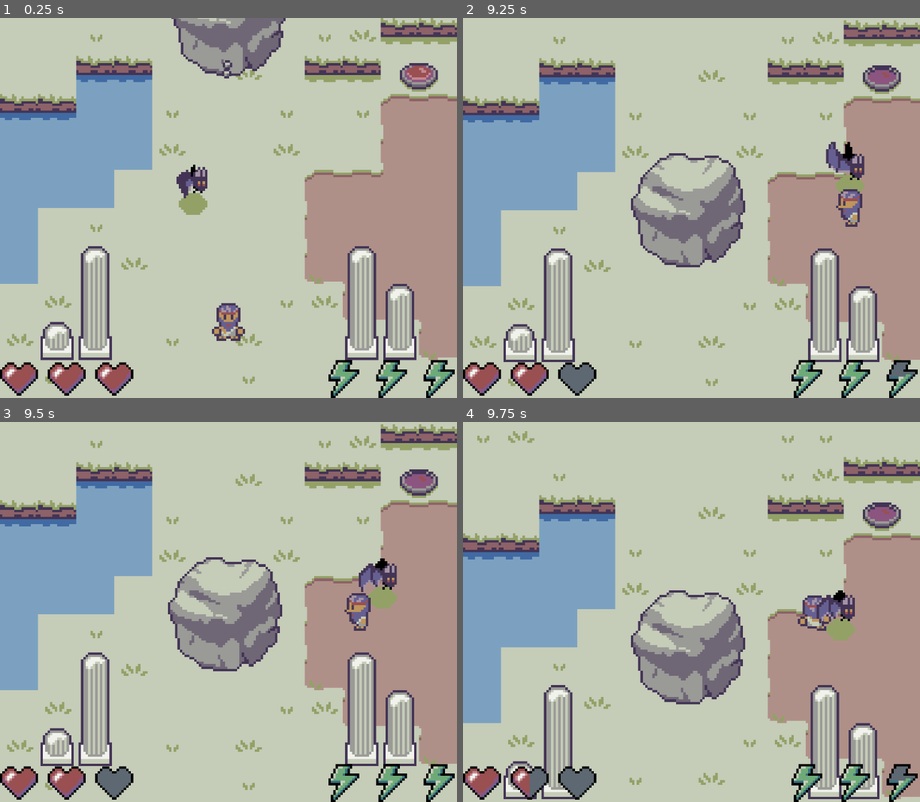
Above: before the commit, frames 1-4 (two rows, left to right).
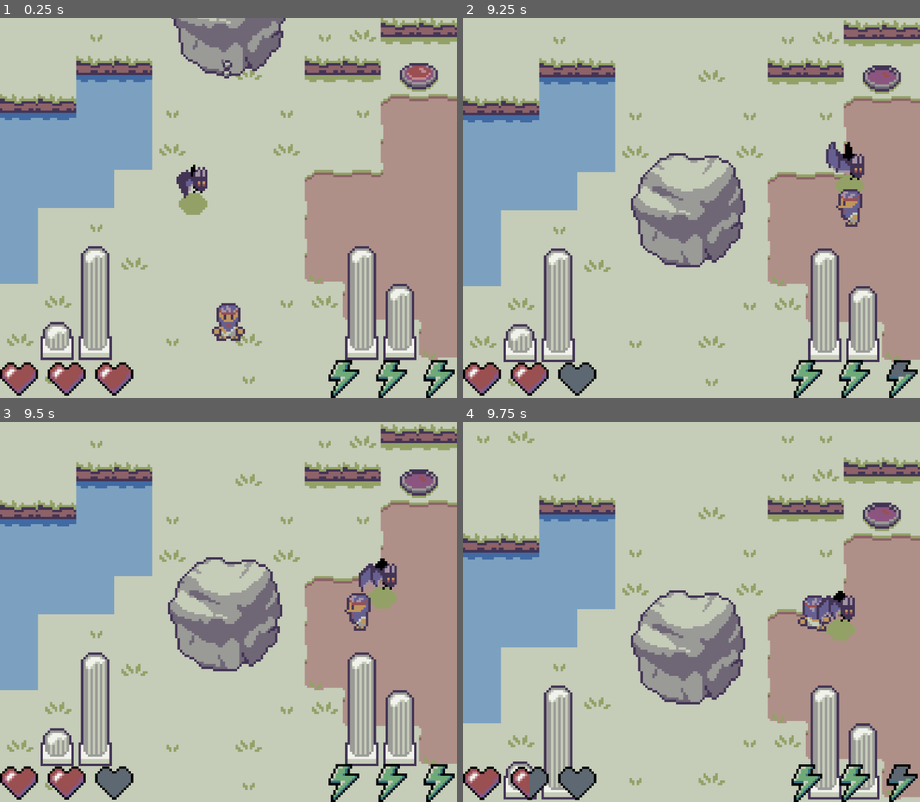
Above: after the commit, the same moments.

Repository: michasng/sisyphus
Game: Godot game, scene res://scenes/game.tscn
Two runs of this game, one before a commit and one after it. Both use one fixed random seed, a clock stepped at 60 frames per second and the inputs below.
Inputs:
- Up to frame 1 (0.25 s): no input
- Up to frame 2 (9.25 s): hold D (right) 0.53-1.28 s; hold Shift (sprint) 0.53-1.28 s; hold S (down) 1.28-2.03 s; tap Shift (sprint) every 1.5 s from 1.35 to 8.85 s; hold D (right) 2.03-2.78 s; hold Shift (sprint) 2.03-2.78 s; hold W (up) 2.78-3.53 s; hold Shift (sprint) 3.53-4.28 s; hold A (left) 3.53-5.03 s; hold S (down) 5.03-5.78 s; hold Shift (sprint) 5.03-5.78 s; hold D (right) 5.78-6.53 s; hold W (up) 6.53-7.28 s; hold Shift (sprint) 6.53-7.28 s; hold D (right) 7.28-8.03 s; hold S (down) 8.03-8.78 s; hold Shift (sprint) 8.03-8.78 s; hold A (left) from 8.78 s (still down)
- Up to frame 3 (9.5 s): keep holding A (left)
- Up to frame 4 (9.75 s): release A (left) at 9.53 s; hold W (up) from 9.53 s (still down); hold Shift (sprint) from 9.53 s (still down)

Frames 1-3 are identical in both runs. In frame 4, 1.6% of the frame differs, in the area x 0-100%, y 2-100%.

Commit message:
Add screen shake on player hurt

Diff:
--- a/scenes/game.tscn
+++ b/scenes/game.tscn
@@ -137,6 +137,7 @@
 [connection signal="is_pressed_changed" from="BackgroundObjects/Button1" to="YSorted/YSortedObjects/Gate1" method="_on_button_is_pressed_changed"]
 [connection signal="is_pressed_changed" from="BackgroundObjects/Button2_1" to="YSorted/YSortedObjects/Gate2" method="_on_button_is_pressed_changed"]
 [connection signal="is_pressed_changed" from="BackgroundObjects/Button2_2" to="YSorted/YSortedObjects/Gate2" method="_on_button_is_pressed_changed"]
+[connection signal="hurt" from="YSorted/Player" to="." method="_on_player_hurt"]
 [connection signal="state_changed" from="YSorted/Boulder" to="." method="_on_boulder_state_changed"]
 [connection signal="opened" from="YSorted/YSortedObjects/Gate2" to="BackgroundObjects/Button2_1" method="on_gate_opened"]
 [connection signal="opened" from="YSorted/YSortedObjects/Gate2" to="BackgroundObjects/Button2_2" method="on_gate_opened"]
--- a/scripts/game.gd
+++ b/scripts/game.gd
@@ -11,3 +11,7 @@
 	if previous_state == Boulder.State.ROLL and boulder.velocity.y > 20.0:
 		camera.shake(0.5)
 		boulder.stop_sound_effect.play()
+
+
+func _on_player_hurt() -> void:
+	camera.shake(0.5, 0.2)
--- a/scripts/player.gd
+++ b/scripts/player.gd
@@ -38,6 +38,8 @@
 @onready var _rest_sound_effect: SoundEffect = $RestSoundEffect
 @onready var _rested_sound_effect: SoundEffect = $RestedSoundEffect
 @onready var _hurt_sound_effect: SoundEffect = $HurtSoundEffect
+
+signal hurt
 
 
 func _physics_process(delta: float) -> void:
@@ -99,6 +101,7 @@
 func _on_hurt_box_body_entered(_body: Node2D) -> void:
 	health -= 0.5
 	_hurt_sound_effect.resume()
+	hurt.emit()
 	# must set deferred, because area monitoring itself has triggered this event
 	_hurt_box.set_deferred("monitoring", false)
 	await get_tree().create_timer(1).timeout
